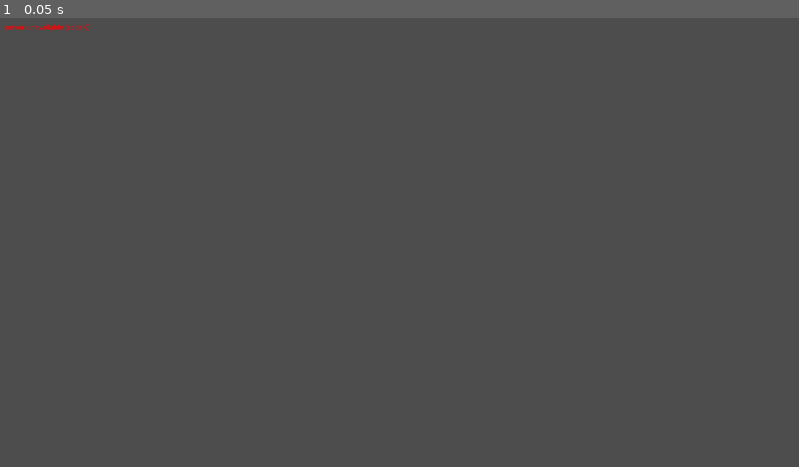
Above: before the commit, frame 1.
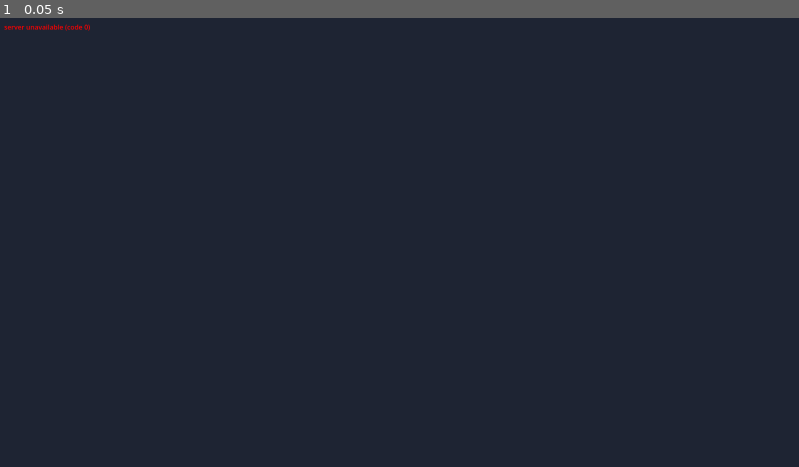
Above: after the commit, the same moment.

Repository: oneils/colony-engine-
Game: Godot game, scene res://main_scene.tscn
Same seed, same stepped clock (60 frames per second), same inputs: the game is played once before the commit and once after it. Before the commit the project has no main scene; this scene is started directly in both runs.
Inputs:
- Up to frame 1 (0.05 s): no input

The runs differ from the first frame. In frame 1, 100% of the frame differs, in the area x 0-100%, y 0-100%.

Commit message:
feat: set the default background for the project

Diff:
--- a/colony-engine/project.godot
+++ b/colony-engine/project.godot
@@ -11,11 +11,10 @@
 [application]
 
 config/name="colony-engine"
+run/main_scene="uid://baggwdwjwpoxl"
 config/features=PackedStringArray("4.6", "Forward Plus")
 config/icon="res://icon.svg"
-
 config/server_url="http://localhost:8088"
-
 
 [autoload]
 
@@ -33,3 +32,4 @@
 [rendering]
 
 rendering_device/driver.windows="d3d12"
+environment/defaults/default_clear_color=Color(0.11764706, 0.14117648, 0.2, 1)
Not shown, changed: colony-engine/.gitignore
